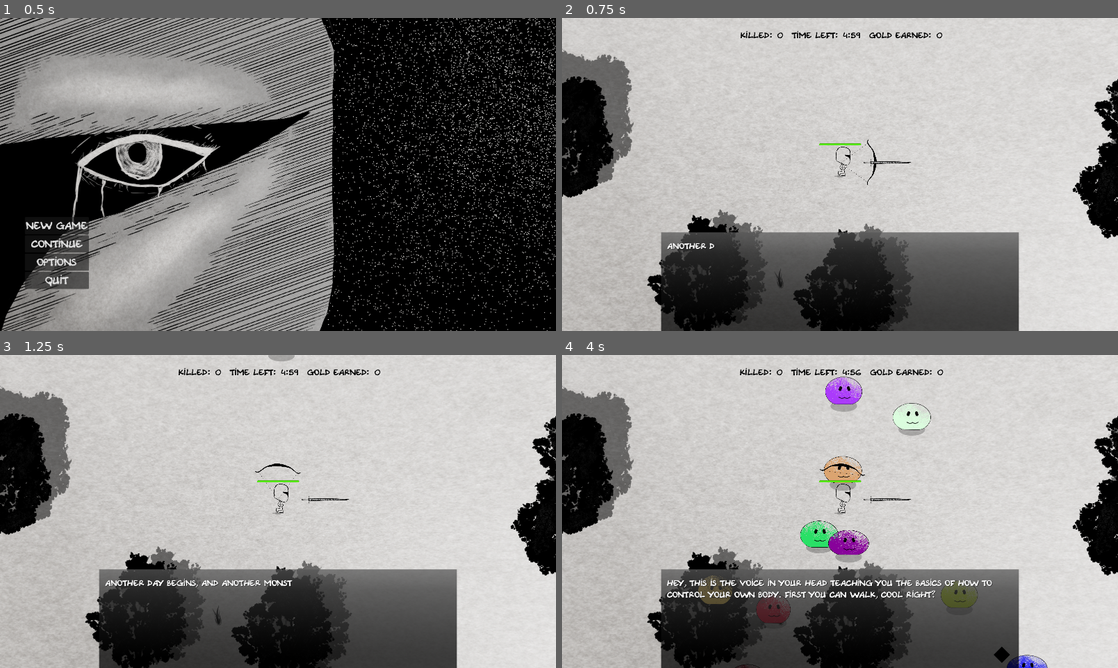
Above: before the commit, frames 1-4 (two rows, left to right).
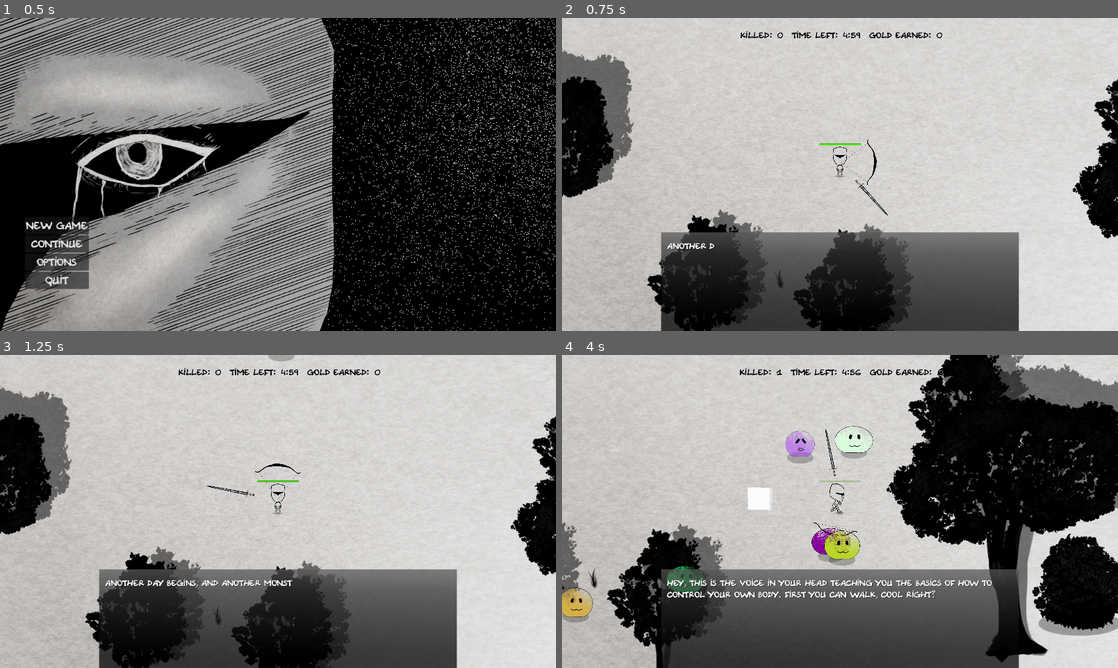
Above: after the commit, the same moments.

Repository: Raurs2/frontier-knight
Game: Godot game, scene res://scenes/main_menu.tscn
Two runs of this game, one before a commit and one after it. Both use one fixed random seed, a clock stepped at 60 frames per second and the inputs below.
Inputs (mouse positions are in pixels of both pictures, inside the frame that each line leads up to):
- Up to frame 1 (0.5 s): no input
- Up to frame 2 (0.75 s): click "New Game" at 0.5 s
- Up to frame 3 (1.25 s): no input
- Up to frame 4 (4 s): move the mouse to (962, 495) at 1.27 s; hold D (move_right) 1.28-2.03 s; tap Space (action) every 0.75 s from 1.35 to 3.6 s; move the mouse to (728, 527) at 2.02 s; hold S (move_down) 2.03-2.78 s; move the mouse to (895, 442) at 2.77 s; hold D (move_right) 2.78-3.53 s; move the mouse to (812, 574) at 3.52 s; hold W (move_up) from 3.53 s (still down)

Frame 1 is identical in both runs. In frame 2, 0.2% of the frame differs, in the area x 48-63%, y 41-64%; in frame 3, 0.2%; in frame 4, 48%, in the area x 0-100%, y 0-100%.
Error before the commit: Parse Error: Identifier "dmg_taken" not declared in the current scope. (res://scripts/player.gd:52)

Commit message:
to release fixes

Diff:
--- a/project.godot
+++ b/project.godot
@@ -74,7 +74,7 @@
 
 [application]
 
-config/name="Project Survivors"
+config/name="Frontier Knight"
 run/main_scene="res://scenes/main_menu.tscn"
 config/features=PackedStringArray("4.3", "Forward Plus")
 
@@ -162,3 +162,5 @@
 
 renderer/rendering_method="gl_compatibility"
 renderer/rendering_method.mobile="gl_compatibility"
+textures/vram_compression/import_s3tc_bptc=true
+textures/vram_compression/import_etc2_astc=true
--- a/scenes/tree1.tscn
+++ b/scenes/tree1.tscn
@@ -1,13 +1,11 @@
-[gd_scene load_steps=4 format=3 uid="uid://b0ynccbvyery2"]
+[gd_scene load_steps=3 format=3 uid="uid://b0ynccbvyery2"]
 
 [ext_resource type="Texture2D" uid="uid://cl6dffgd6h4vx" path="res://assets/forest/tree 1.png" id="1_1ee0a"]
-[ext_resource type="Script" path="res://scripts/tree_1.gd" id="1_y4wrj"]
 
 [sub_resource type="RectangleShape2D" id="RectangleShape2D_jpgjw"]
 size = Vector2(19, 21)
 
 [node name="Tree1" type="StaticBody2D"]
-script = ExtResource("1_y4wrj")
 
 [node name="Tree1" type="Sprite2D" parent="."]
 position = Vector2(0, -311)
--- a/scripts/house.gd
+++ b/scripts/house.gd
@@ -202,7 +202,7 @@
 	connect_buttons(decent_btn, eat_decent_btn, 'Decent Meal', 0.39, 'satiety', 7, 100)
 	connect_buttons(home_btn, eat_home_btn, 'Homemade Meal', 0.45, 'satiety', 7.5, 100)
 	connect_buttons(expensive_btn, eat_expensive_btn, 'Expensive Meal', 0.75, 'satiety', 8.5, 100)
-	connect_buttons(noble_btn, eat_noble_btn, 'Noble Meal', 1.2, 'satiety', 0.95, 100)
+	connect_buttons(noble_btn, eat_noble_btn, 'Noble Meal', 1.2, 'satiety', 9.5, 100)
 	#gift & give
 	connect_buttons_give(wooden_btn, give_wooden_btn, 'Wooden Doll', 0.50, 'trust', 2.0, 100)
 	connect_buttons_give(marbles_btn, give_marbles_btn, 'Marbles', 0.35, 'trust', 1.7, 100)
@@ -268,7 +268,7 @@
 	var mood_text = "Mood +%d " % mood
 
 	button.pressed.connect(func(): _on_eat_btn_pressed(nome, stat_value, mood))
-	button.mouse_entered.connect(func(): _on_eat_btn_mouse_entered(button, name, stat_text, mood_text))
+	button.mouse_entered.connect(func(): _on_eat_btn_mouse_entered(button, nome, stat_text, mood_text))
 	button.mouse_exited.connect(func(): _on_item_btn_mouse_exited())
 
 func connect_item_button(button: Button, nome: String, price_multiplier: float, stat_type: String, stat_multiplier: float, quantity: int):
@@ -369,6 +369,7 @@
 func girl_stat_change(trust: int, mood: int, hunger: int):
 	if hunger <= 0:
 		time_slot += 1
+		SaveManager.stats.day_time = time_slot
 	SaveManager.stats.add_stat('trust', trust, SaveManager.stats.girl_stats)
 	SaveManager.stats.add_stat('mood', mood, SaveManager.stats.girl_stats)
 	SaveManager.stats.add_stat('hunger', hunger, SaveManager.stats.girl_stats)
@@ -416,6 +417,7 @@
 			button.disabled = true
 		eat_button.disabled = false
 		set_visibility_buttons(button_map_eat)
+
 
 func sleep():
 	choose_dialogue(24)
@@ -503,9 +505,9 @@
 			SaveManager.stats.remove_item(item)
 			girl_stat_change(trust, mood, randi_range(-15, -30))
 			set_visibility_buttons(button_map_give)
+
+		if SaveManager.stats.inventory.has(item):
 			text_3l.text = 'Owned: %d' % SaveManager.stats.inventory[item].quantity
-		else:
-			text_3l.text = 'Owned: 0'
 
 		give_gift_menu.visible = false
 		talking.visible = true
@@ -526,8 +528,6 @@
 
 	if SaveManager.stats.inventory.has(item):
 		text_3l.text = 'Owned: %d' % SaveManager.stats.inventory[item].quantity
-	else:
-		text_3l.text = 'Owned: 0'
 
 func _on_eat_btn_mouse_entered(button: Button, item: String, satiety: String, mood: String):
 	var owned = 'Owned: ' + str(SaveManager.stats.inventory[item].quantity) if SaveManager.stats.inventory.has(item) else 'Owned: 0'
@@ -557,7 +557,6 @@
 	if scene == '':
 		end_of_content.popup_centered()
 	else:
-		SaveManager.stats.day_time = time_slot
 		girl_stat_change(0, randi_range(-10, 10), randi_range(-30, -20))
 		get_tree().change_scene_to_file(scene)
 
--- a/scripts/player.gd
+++ b/scripts/player.gd
@@ -14,7 +14,7 @@
 const ROTATION_SPEED = 5
 
 var health = SaveManager.stats.player_stats['hp']
-var speed = 400 * (1000 + SaveManager.stats.player_stats['spd']) / 1000
+var speed = 420 * (1000 + SaveManager.stats.player_stats['spd']) / 1000
 var shield = SaveManager.stats.player_stats['def'] / 2.0
 
 func _ready() -> void:
@@ -49,7 +49,7 @@
 		var tween = create_tween()
 		tween.tween_property(health_bar, 'modulate', Color(1, 1, 1, 1), FADE)
 
-		dmg_taken = slime_dmg * overlapping_mobs.size() * delta * 100 / (100 + shield)
+		var dmg_taken = slime_dmg * overlapping_mobs.size() * delta * 100 / (100 + shield)
 		health -= dmg_taken
 		SaveManager.stats.damage_taken += dmg_taken
 		health_bar.value = health
Not shown, changed: export_presets.cfg
Not shown, removed: scripts/bullet.gd.uid
Not shown, removed: scripts/dialog_box.gd.uid
Not shown, removed: scripts/forest.gd.uid
Not shown, removed: scripts/main_menu.gd.uid
Not shown, removed: scripts/mob.gd.uid
Not shown, removed: scripts/pistol.gd.uid
Not shown, removed: scripts/player.gd.uid
Not shown, removed: scripts/prologue.gd.uid
Not shown, removed: scripts/stats.gd.uid
